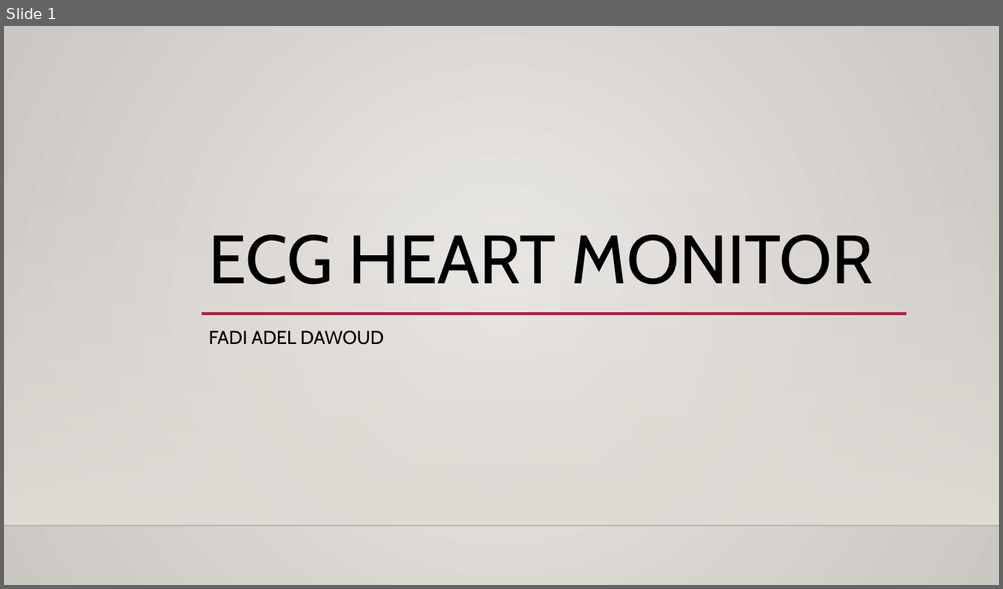
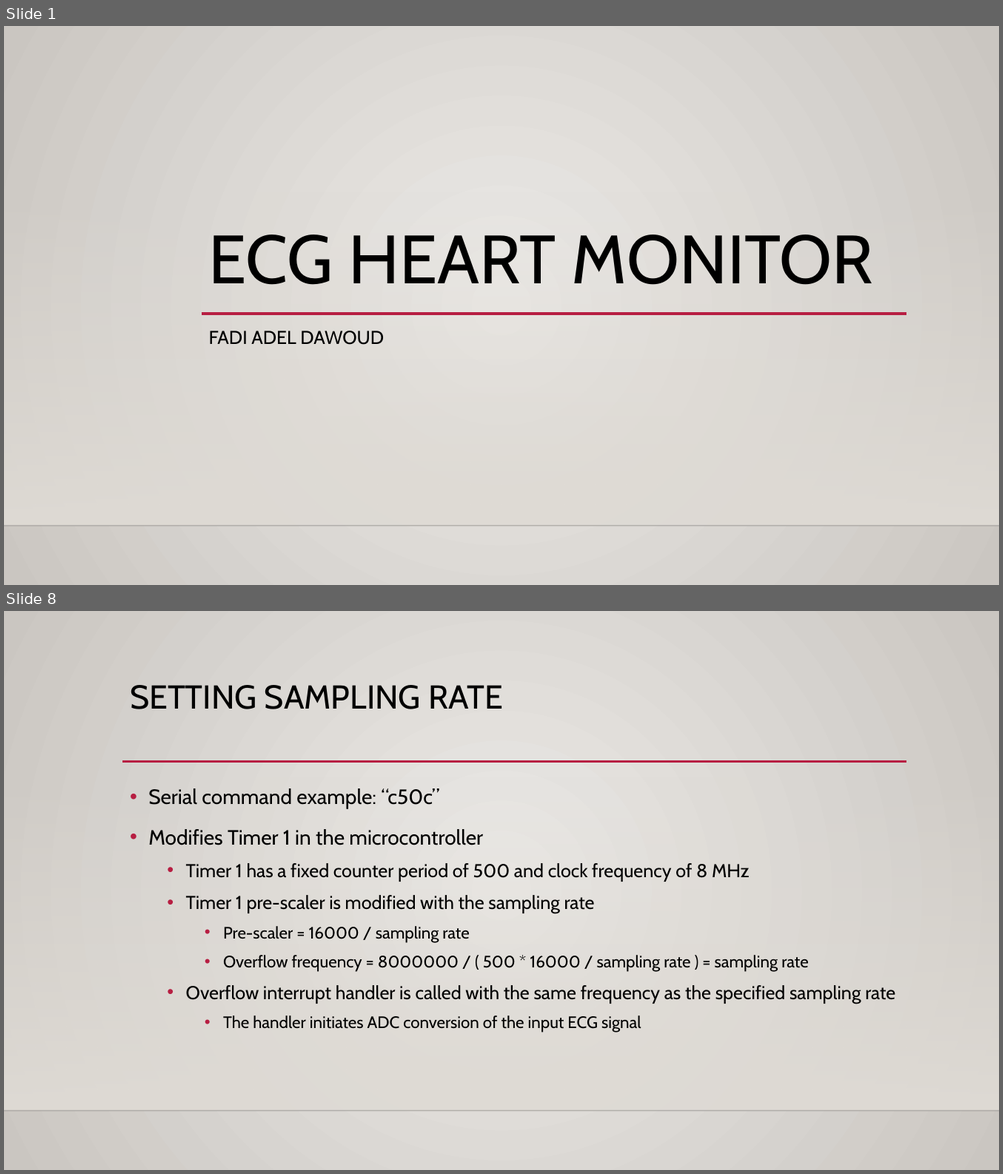
Before and after one commit to theRadFad/HeartMonitor, a slide deck: ECG Heart Monitor.pptx. Shown one above the other, each under a label of ours: slide 1 before the commit, slides 1 and 8 after it; the slides between them are not shown. The pictures are 1003x589 and 1003x1174 pixels, drawn with LibreOffice and Linux fonts; fonts in the diff are those of the drawing; background and template pictures are left out. Boxes give left, top, right and bottom in pixels: in the first picture for what was removed or moved away, otherwise in the second. Text is boxed around its words. In the diff, an @@ line names an element or a change of style, - is before the commit and + after.

```diff
--- a/ECG Heart Monitor.pptx
+++ b/ECG Heart Monitor.pptx
@@ slide 8 added at [4,611,999,1170], background gradient #ECEAE7 to #CAC7C1; not listed: 2 template elements that a slide beside it also shows @@
@@ title added at [130,685,503,709], 32 pt, text #000000 @@
+SETTING SAMPLING RATE
@@ line added from (122, 762) to (907, 762), #B71E42 2.5 pt @@
@@ text added at [148,789,895,1033], 18 pt, text #000000 @@
+• Serial command example: “c50c”
+• Modifies Timer 1 in the microcontroller
+  • Timer 1 has a fixed counter period of 500 and clock frequency of 8 MHz
+  • Timer 1 pre-scaler is modified with the sampling rate
+    • Pre-scaler = 16000 / sampling rate
+    • Overflow frequency = 8000000 / ( 500 * 16000 / sampling rate ) = sampling rate
+  • Overflow interrupt handler is called with the same frequency as the specified sampling rate
+    • The handler initiates ADC conversion of the input ECG signal
```
Also in this commit, not shown: 2 slides changed, 12 other slides added.
